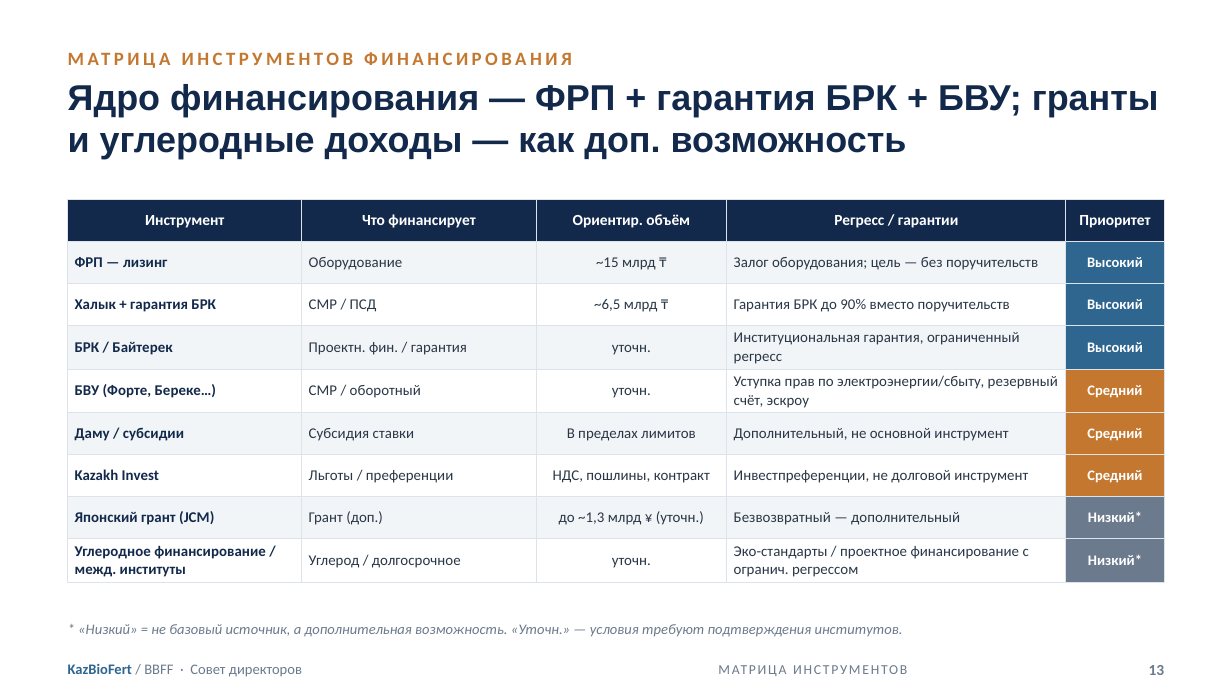
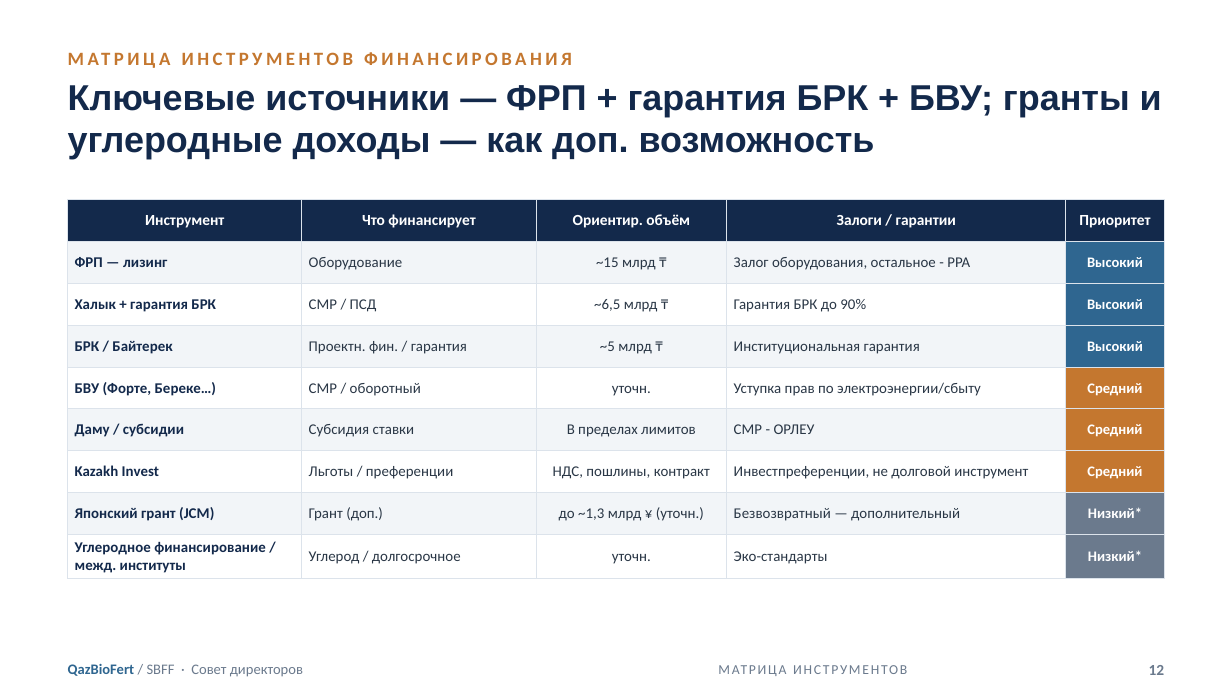
Before and after one commit to aoobakirov/board-presentation, a slide deck: slide 12 of KazBioFert_Board_Presentation_FINAL_20260709.pptx (slide 13 before the commit). Drawn at 1232x693 pixels with LibreOffice and Linux fonts; fonts in the diff are those of the drawing. Boxes give left, top, right and bottom in pixels: in the first picture for what was removed or moved away, otherwise in the second. Text is boxed around its words. In the diff, an @@ line names an element or a change of style, - is before the commit and + after.

```diff
--- a/KazBioFert_Board_Presentation_FINAL_20260709.pptx
+++ b/KazBioFert_Board_Presentation_FINAL_20260709.pptx
@@ text at [68,85,1162,159]: text changed @@
-Ядро финансирования — ФРП + гарантия БРК + БВУ; гранты и углеродные доходы — как доп. возможность
+Ключевые источники — ФРП + гарантия БРК + БВУ; гранты и углеродные доходы — как доп. возможность
@@ table at [68,200,1164,578] @@
-row 1, column 4: Регресс / гарантии
+row 1, column 4: Залоги / гарантии
-row 2, column 4: Залог оборудования; цель — без поручительств
+row 2, column 4: Залог оборудования, остальное - PPA
-row 3, column 4: Гарантия БРК до 90% вместо поручительств
+row 3, column 4: Гарантия БРК до 90%
-row 4, column 3: уточн.
+row 4, column 3: ~5 млрд ₸
-row 4, column 4: Институциональная гарантия, ограниченный регресс
+row 4, column 4: Институциональная гарантия
-row 5, column 4: Уступка прав по электроэнергии/сбыту, резервный счёт, эскроу
+row 5, column 4: Уступка прав по электроэнергии/сбыту
-row 6, column 4: Дополнительный, не основной инструмент
+row 6, column 4: СМР - ОРЛЕУ
-row 9, column 4: Эко-стандарты / проектное финансирование с огранич. регрессом
+row 9, column 4: Эко-стандарты
@@ text removed at [78,624,903,637] @@
-* «Низкий» = не базовый источник, а дополнительная возможность. «Уточн.» — условия требуют подтверждения институтов.
@@ text at [68,664,303,677]: text changed @@
-KazBioFert / BBFF · Совет директоров
+QazBioFert / SBFF · Совет директоров
@@ text at [1149,665,1165,675]: text changed @@
-13
+12
```
Also in this commit, not shown: 24 other slides changed, 1 slide added, 2 slides removed, 3 other files.
